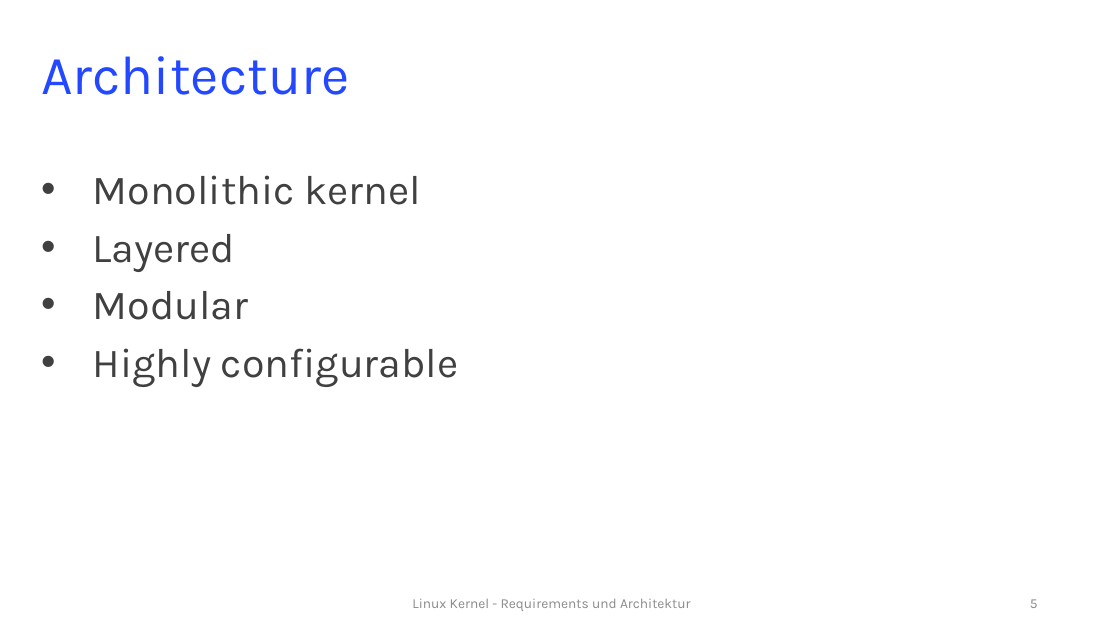
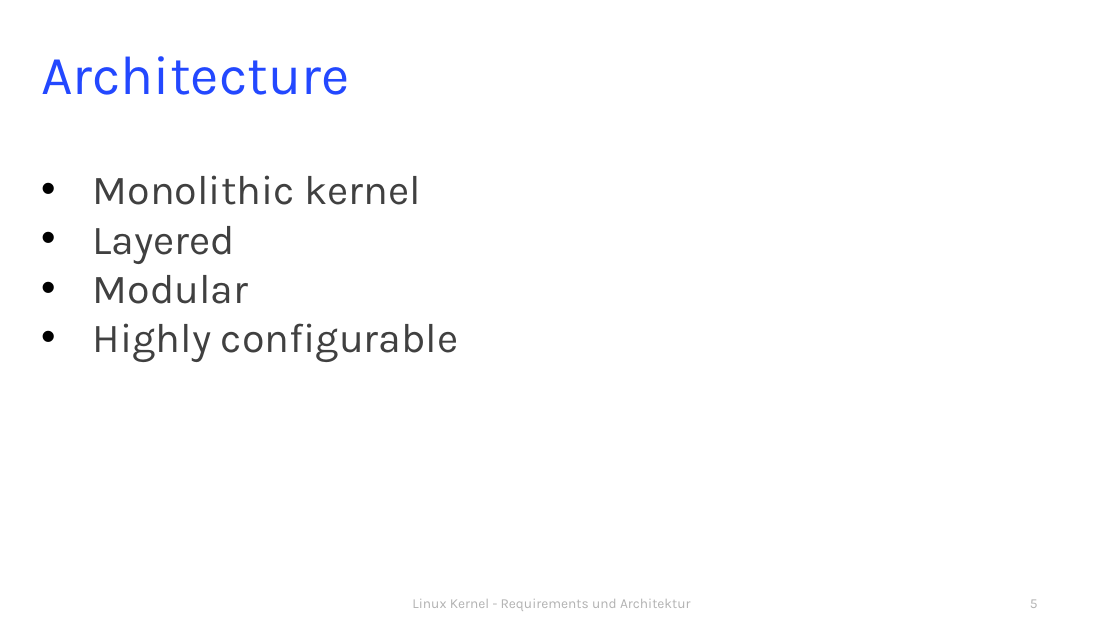
Before and after one commit to rixx/uni-linux-architecture, a slide deck: slide 5 of presentations/RESA_LINUX_FINAL.pptx. Drawn at 1120x630 pixels with LibreOffice and Linux fonts; fonts in the diff are those of the drawing. Boxes give left, top, right and bottom in pixels: in the first picture for what was removed or moved away, otherwise in the second. Text is boxed around its words. In the diff, an @@ line names an element or a change of style, - is before the commit and + after.

```diff
--- a/presentations/RESA_LINUX_FINAL.pptx
+++ b/presentations/RESA_LINUX_FINAL.pptx
@@ text "Monolithic kernel" at (x1=93, y1=175, x2=459, y2=362): indent changed; less space between paragraphs @@
@@ text "Linux Kernel - Requirements und ..." at (x1=412, y1=599, x2=691, y2=611): text colour #8C8C8C to #B2B2B2 @@
@@ page number at (x1=1030, y1=599, x2=1038, y2=608): text colour #8C8C8C to #B2B2B2 @@
```
Also in this commit, not shown: 9 other slides changed.
